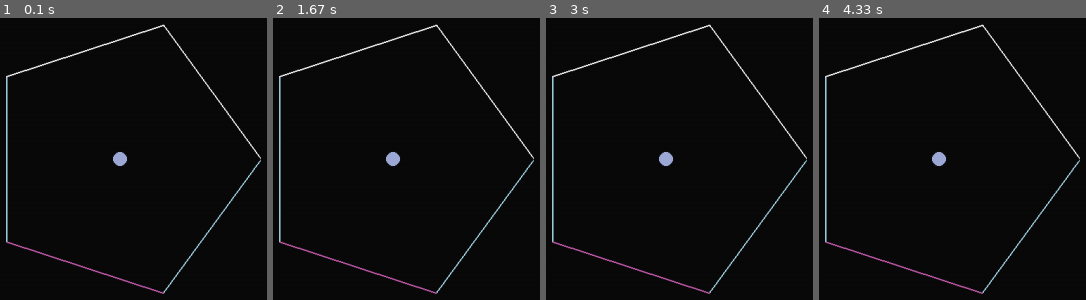
Above: before the commit, frames 1-4 (left to right).
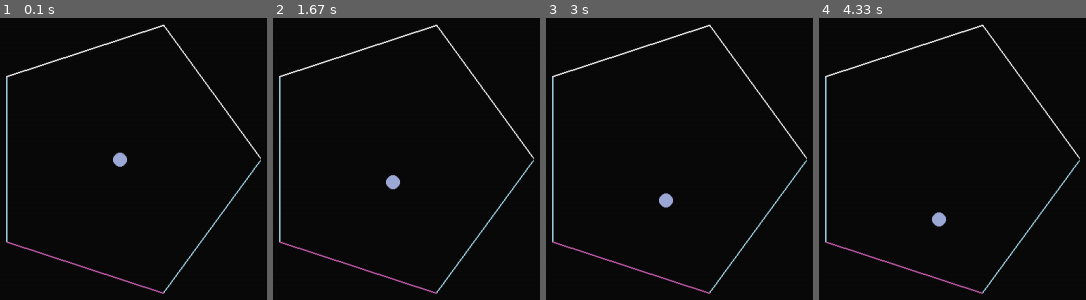
Above: after the commit, the same moments.

Repository: jwannamaker/PolyBounce
Game: pygame game, started from main.py
Two runs of this game, one before a commit and one after it. Both use one fixed random seed, a clock stepped at 60 frames per second and the inputs below.
Inputs:
- Up to frame 1 (0.1 s): no input
- Up to frame 2 (1.67 s): tap Space at 0.33 s; hold D 0.67-1.13 s
- Up to frame 3 (3 s): hold A 2.17-2.7 s
- Up to frame 4 (4.33 s): no input

The runs differ from the first frame. In frame 1, less than 0.1% of the frame differs, in the area x 42-48%, y 47-53%; in frame 2, 0.5%, in the area x 42-48%, y 47-61%; in frame 3, 0.4%; in frame 4, 0.4%.

Commit message:
Honestly just trying not to confuse myself, I've changed a lot at once and I need to roll back on some of those changes.

Diff:
--- a/ball.py
+++ b/ball.py
@@ -10,8 +10,8 @@
         self.color = color
         self.position = Vector2(CENTER)
 
-        self.speed = Vector2()
-        self.direction = Vector2()
+        self.speed = Vector2(20, 20)
+        self.direction = Vector2(0, 10)
         # self.acceleration = Vector2(GRAVITY)
 
         self.keys_held = []
--- a/game.py
+++ b/game.py
@@ -109,7 +109,8 @@
                 dy = ring_mask.overlap_area(player_mask, (offset_x, offset_y + 1)) - ring_mask.overlap_area(player_mask, (offset_x, offset_y - 1))
                 # self.player_ball.position.x =
                 # self.player_ball.position.y =
-
+                self.player_ball.direction.x += dx
+                self.player_ball.direction.y += dy
                 # to_center_x = self.position.distance_to((CENTER.x, 0))
                 # to_center_y = self.position.distance_to((0, CENTER.y))
         self.player_ball.update(self.dt)
--- a/main.py
+++ b/main.py
@@ -5,7 +5,7 @@
 
 def main():
     game = PolyBounce()
-    game.set_fps(12)
+    game.set_fps(60)
     game.start()
 
 if __name__ == '__main__':
